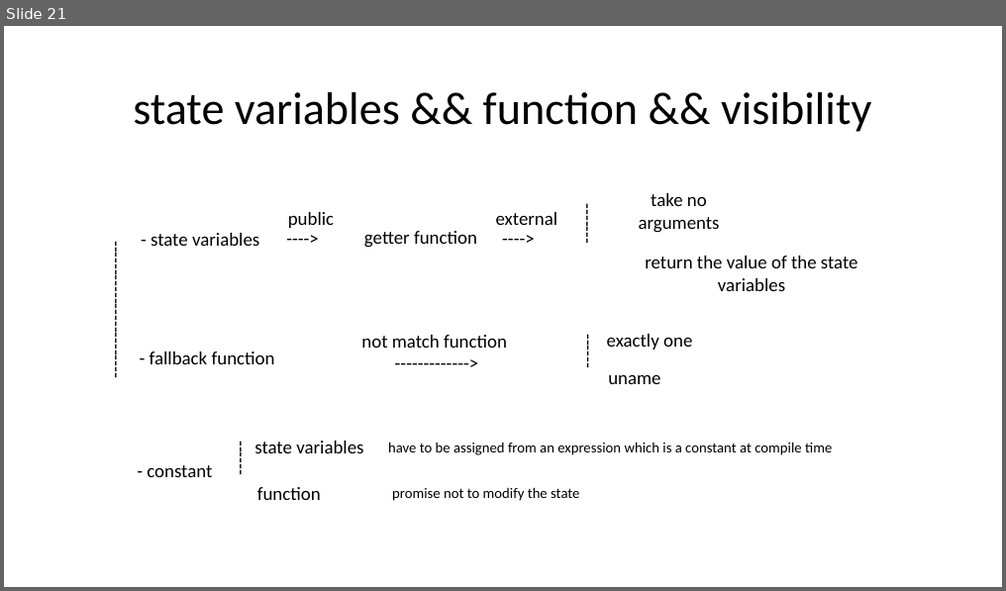
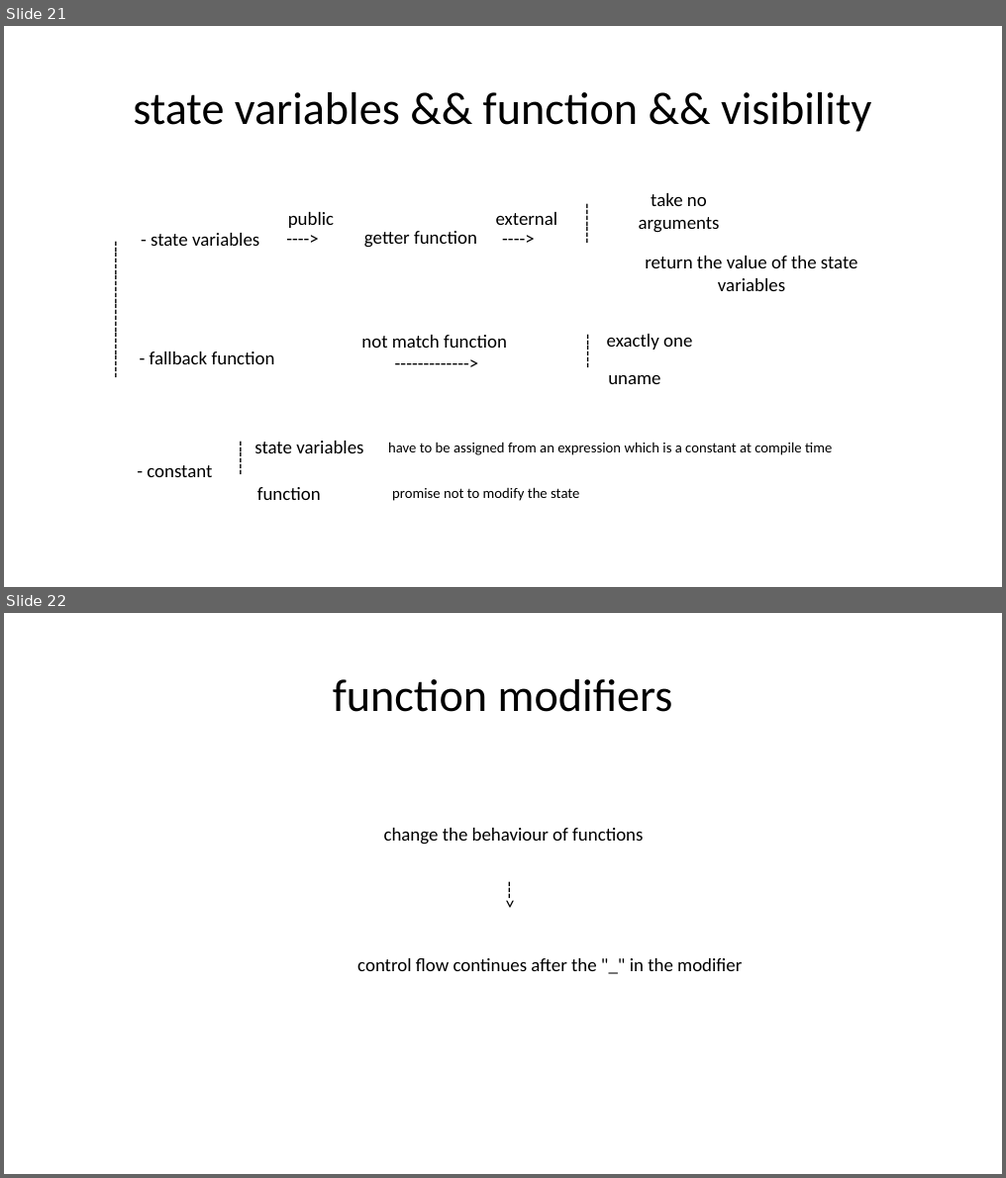
Before and after one commit to kaikai1024/ethereum-me, a slide deck: contract_me.pptx. Shown one above the other, each under a label of ours: slide 21 before the commit, slides 21 and 22 after it. The pictures are 1006x591 and 1006x1178 pixels, drawn with LibreOffice and Linux fonts; fonts in the diff are those of the drawing. Boxes give left, top, right and bottom in pixels: in the first picture for what was removed or moved away, otherwise in the second. Text is boxed around its words. In the diff, an @@ line names an element or a change of style, - is before the commit and + after.

```diff
--- a/contract_me.pptx
+++ b/contract_me.pptx
@@ slide 22 added at box(4, 613, 1002, 1174), background #FFFFFF @@
@@ title added at box(333, 679, 673, 712), 44 pt, text #000000 @@
+function modifiers
@@ text added at box(384, 828, 643, 845), 18 pt, text #000000 @@
+change the behaviour of functions
@@ text added at box(489, 875, 527, 935), 18 pt, text #000000 @@
+--->
@@ text added at box(357, 959, 742, 971), 18 pt, text #000000 @@
+control flow continues after the "_" in the modifier
```
Also in this commit, not shown: 5 slides changed, 8 other slides added, 2 slides removed, 1 other file.
